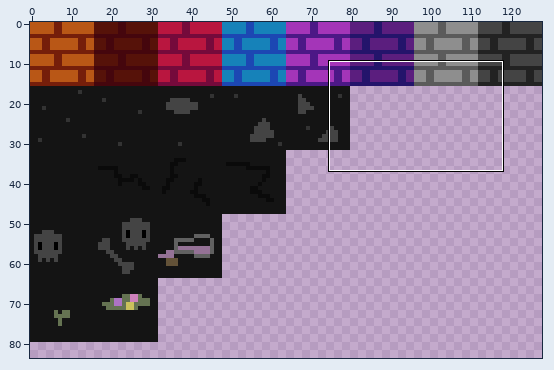
File history of a sprite sheet, Sprites/Tiles/Tiles.png. The picture above shows the old version from afar; the outline marks the close-up.
Close-up. Earlier state:
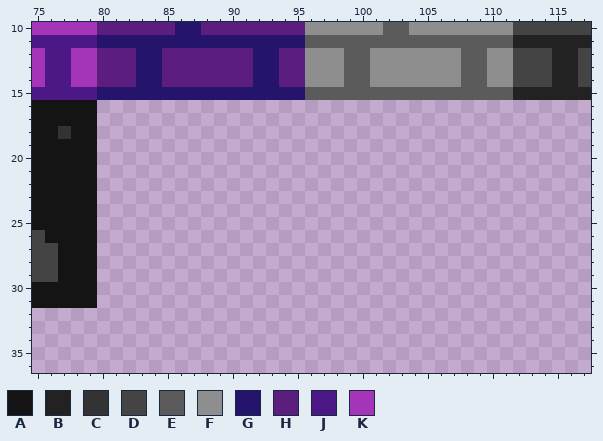
The file is 128x128 pixels. Colours within 5 levels of each other are drawn and written as one. Shown: x 75..117, y 10..36. The wide view leaves out empty margins.
Palette (. is transparent): A #141414  B #222222  C #333333  D #444444  E #5b5b5b  F #8e8e8e  G #24146b  H #5b1e7e  J #4c1886  K #a435b8
Pixels before, first column x 75:
10 KKKKKHHHHHHGGHHHHHHHHFFFFFFEEFFFFFFFFDDDDDD
11 JJJJJGGGGGGGGGGGGGGGGEEEEEEEEEEEEEEEEBBBBBB
12 KJJKKHHHGGHHHHHHHGGHHFFFEEFFFFFFFEEFFDDDBBD
13 KJJKKHHHGGHHHHHHHGGHHFFFEEFFFFFFFEEFFDDDBBD
14 KJJKKHHHGGHHHHHHHGGHHFFFEEFFFFFFFEEFFDDDBBD
15 JJJJJGGGGGGGGGGGGGGGGEEEEEEEEEEEEEEEEBBBBBB
16 AAAAA......................................
17 AAAAA......................................
18 AACAA......................................
19 AAAAA......................................
20 AAAAA......................................
21 AAAAA......................................
22 AAAAA......................................
23 AAAAA......................................
24 AAAAA......................................
25 AAAAA......................................
26 DAAAA......................................
27 DDAAA......................................
28 DDAAA......................................
29 DDAAA......................................
30 AAAAA......................................
31 AAAAA......................................
After:
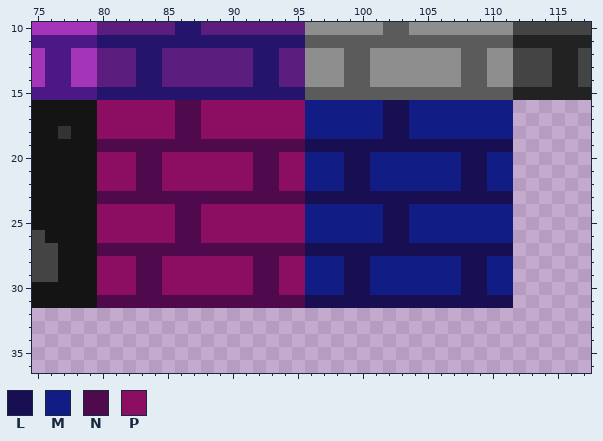
Colours new in this view: L #170f52  M #111c85  N #4f0a4e  P #8b0e63
Difference:
{"y":16,"x":80,"old":"................................","new":"PPPPPPNNPPPPPPPPMMMMMMLLMMMMMMMM"}
{"y":17,"x":80,"old":"................................","new":"PPPPPPNNPPPPPPPPMMMMMMLLMMMMMMMM"}
{"y":18,"x":80,"old":"................................","new":"PPPPPPNNPPPPPPPPMMMMMMLLMMMMMMMM"}
{"y":19,"x":80,"old":"................................","new":"NNNNNNNNNNNNNNNNLLLLLLLLLLLLLLLL"}
{"y":20,"x":80,"old":"................................","new":"PPPNNPPPPPPPNNPPMMMLLMMMMMMMLLMM"}
{"y":21,"x":80,"old":"................................","new":"PPPNNPPPPPPPNNPPMMMLLMMMMMMMLLMM"}
{"y":22,"x":80,"old":"................................","new":"PPPNNPPPPPPPNNPPMMMLLMMMMMMMLLMM"}
{"y":23,"x":80,"old":"................................","new":"NNNNNNNNNNNNNNNNLLLLLLLLLLLLLLLL"}
{"y":24,"x":80,"old":"................................","new":"PPPPPPNNPPPPPPPPMMMMMMLLMMMMMMMM"}
{"y":25,"x":80,"old":"................................","new":"PPPPPPNNPPPPPPPPMMMMMMLLMMMMMMMM"}
{"y":26,"x":80,"old":"................................","new":"PPPPPPNNPPPPPPPPMMMMMMLLMMMMMMMM"}
{"y":27,"x":80,"old":"................................","new":"NNNNNNNNNNNNNNNNLLLLLLLLLLLLLLLL"}
{"y":28,"x":80,"old":"................................","new":"PPPNNPPPPPPPNNPPMMMLLMMMMMMMLLMM"}
{"y":29,"x":80,"old":"................................","new":"PPPNNPPPPPPPNNPPMMMLLMMMMMMMLLMM"}
{"y":30,"x":80,"old":"................................","new":"PPPNNPPPPPPPNNPPMMMLLMMMMMMMLLMM"}
{"y":31,"x":80,"old":"................................","new":"NNNNNNNNNNNNNNNNLLLLLLLLLLLLLLLL"}
{"label":"added","picture_box":[97,100,513,308]}
